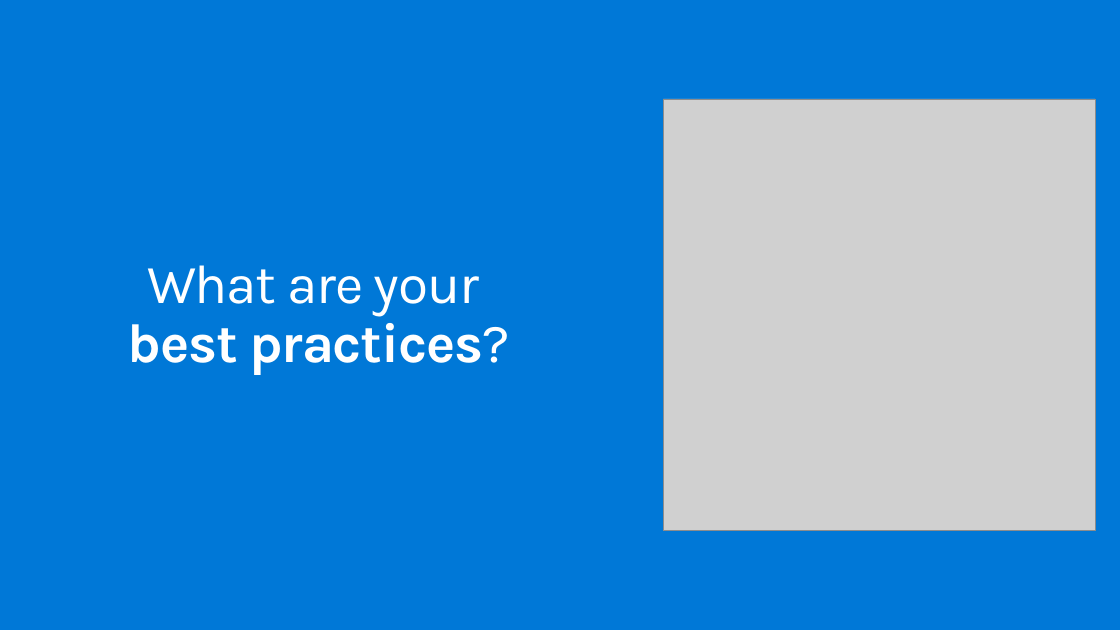
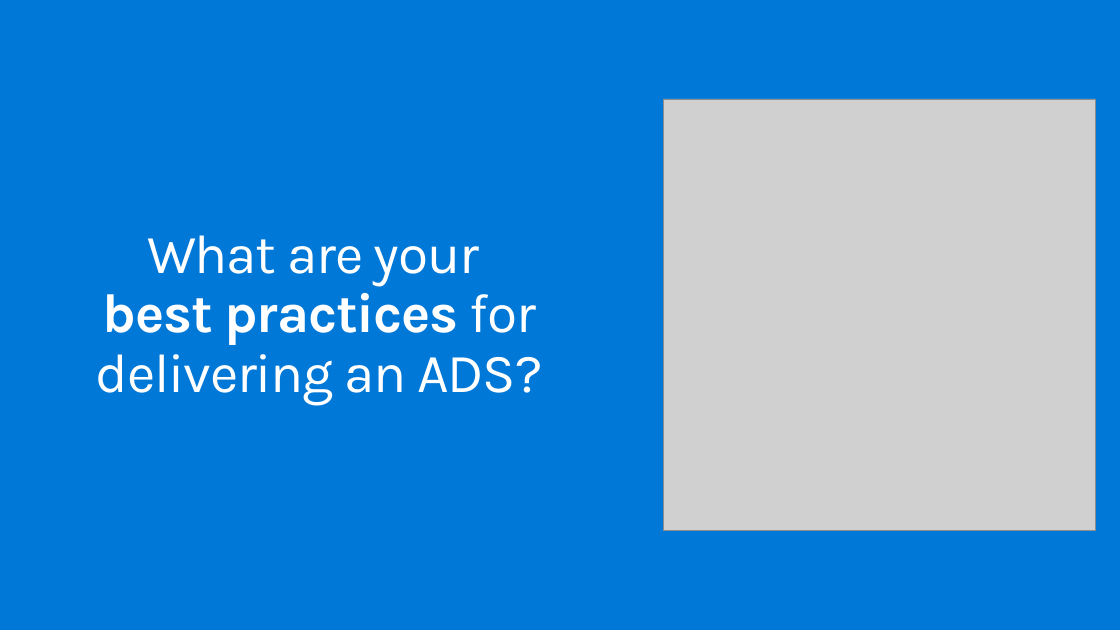
Before and after one commit to solliancenet/ica-wbs, a slide deck: slide 17 of Financial service modernization workshop/mastering-the-ads-deck.pptx (slide 18 before the commit). Drawn at 1120x630 pixels with LibreOffice and Linux fonts; fonts in the diff are those of the drawing; grey boxes stand for pictures. Boxes give left, top, right and bottom in pixels: in the first picture for what was removed or moved away, otherwise in the second. Text is boxed around its words. In the diff, an @@ line names an element or a change of style, - is before the commit and + after.

```diff
--- a/Financial service modernization workshop/mastering-the-ads-deck.pptx
+++ b/Financial service modernization workshop/mastering-the-ads-deck.pptx
@@ title at [96, 235, 543, 405]: text changed; bold off @@
-What are your
-best practices?
+What are your
+best practices for delivering an ADS?
```
Also in this commit, not shown: 2 slides added, 6 other files.
